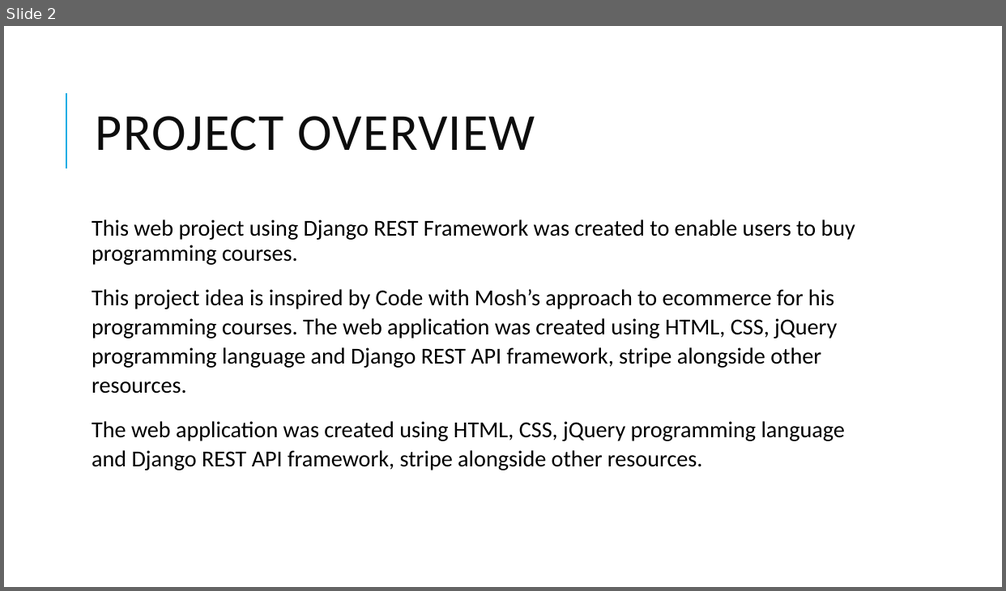
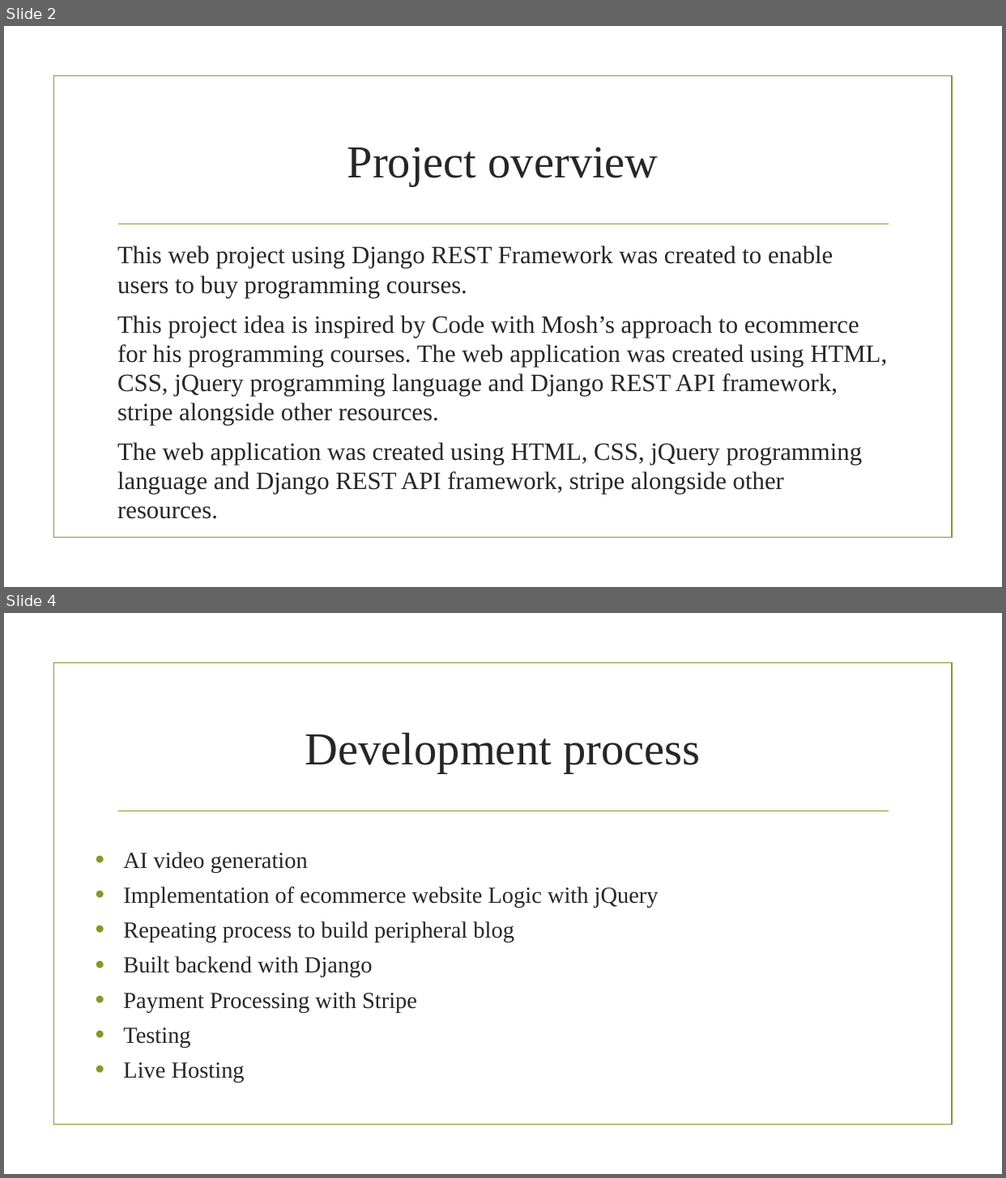
Before and after one commit to davidadey000/codeavenue, a slide deck: documentation/final_project_presentation.pptx. Shown one above the other, each under a label of ours: slide 2 before the commit, slides 2 and 4 after it; the slides between them are not shown. The pictures are 1006x591 and 1006x1178 pixels, drawn with LibreOffice and Linux fonts; fonts in the diff are those of the drawing; background and template pictures are left out. Boxes give left, top, right and bottom in pixels: in the first picture for what was removed or moved away, otherwise in the second. Text is boxed around its words. In the diff, an @@ line names an element or a change of style, - is before the commit and + after.

```diff
--- a/documentation/final_project_presentation.pptx
+++ b/documentation/final_project_presentation.pptx
@@ slide 4 added at box(4, 613, 1002, 1174), background picture (left out); not listed: 2 template elements that a slide beside it also shows @@
@@ title added at box(305, 733, 700, 773), 44 pt, text #262626 @@
+Development process
@@ text added at box(123, 852, 658, 1083), 22.2 pt, text #262626 @@
+• AI video generation
+• Implementation of ecommerce website Logic with jQuery
+• Repeating process to build peripheral blog
+• Built backend with Django
+• Payment Processing with Stripe
+• Testing
+• Live Hosting
@@ slide 2 changed as well @@
@@ rectangle added at box(53, 76, 952, 538), outline #83992A 1.25 pt @@
@@ line removed from (66, 169) to (66, 93) @@
@@ title at box(347, 147, 658, 186): text changed; size 50 to 44 pt; font Calibri to Times New Roman; text colour #0D0D0D to #262626 @@
-PROJECT OVERVIEW
+Project overview
@@ text "This web project using Django ...": place and size @@
-text "This web project using Django ..." at box(91, 220, 855, 471)
+text "This web project using Django ..." at box(117, 246, 887, 494)
@@ text "This web project using Django ..." at box(117, 246, 887, 494): size 22 to 24 pt, font Calibri to Times New Roman, text colour #000000 to #262626; line spacing 0.9 to 1; less space between paragraphs; line spacing 1.07 to 0.97 @@
@@ line added from (118, 224) to (889, 224), #83992A 1.25 pt @@
```
Also in this commit, not shown: 9 other slides changed, 1 other slide added, 1 slide removed, 3 other files.
